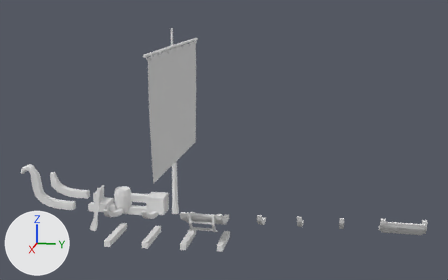
An edit to the FBX model CustomShipsUnity/Assets/Meshes/Boat_small.fbx, drawn before and after from the same camera.
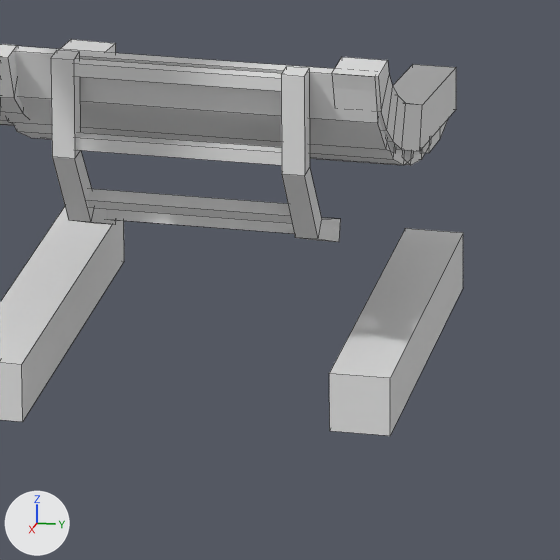
The first picture shows the older version from a camera (50 mm lens) standing at (41.13, 11.96, 13.04) and looking at (9.91, 5.71, 5.23). The close-ups show both versions on the part from 41% to 53% of the width and 74% to 94% of the height of that picture; other places that the commit changed are outside them. Arrows for +X, +Y and +Z are at lower left; the lights stay in place. The close-ups show mesh edges as thin lines. Where no turn or scale is listed for an object, it has been applied to the vertices.

Objects in the first close-up: 'Hull_Curved_2.0m_segment_3', 'Hull_Curved_2.0m_segment_4', 'Ladder_1', 'Rib_2.0m', 'Rib_2.2m', 'Rib_Curved_2.0m', 'Rib_Curved_2.2m'.
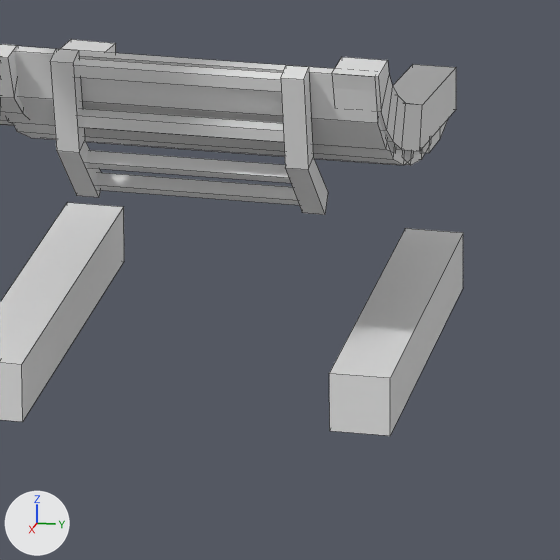
Where the change shows, as pixel boxes [x1, y1, x2, y2] in the close-ups (560 x 560 px; the box of a moved part takes in the faces that stretch with it):
'Ladder_1', reshaped (13% shorter): before [51, 50, 341, 242]; after [50, 49, 328, 215]
part 1 of me_cube, moved or reshaped: before [75, 59, 282, 91]; after [75, 58, 282, 92]
part 2 of me_cube, moved or reshaped: before [76, 132, 281, 165]; after [78, 108, 284, 142]
part 3 of me_cube, moved or reshaped: before [87, 189, 292, 223]; after [86, 150, 291, 183]
part 4 of me_cube, moved or reshaped: before [106, 209, 294, 234]; after [96, 172, 299, 205]
part 5 of me_cube, rebuilt (21% narrower, 15% shorter): before [51, 50, 116, 225]; after [50, 49, 101, 197]
part 6 of me_cube, rebuilt (21% narrower, 15% shorter): before [281, 67, 341, 242]; after [281, 66, 328, 215]

Diff of the bpy script that builds the scene:
```diff
--- a/CustomShipsUnity/Assets/Meshes/Boat_small.fbx.py
+++ b/CustomShipsUnity/Assets/Meshes/Boat_small.fbx.py
@@ me_cube @@
 # used by ob_ladder_1; location = (12.0, 5.0, 1.3)
-me_cube.from_pydata(...)  # 64 vertices, 52 faces; spans x -0.669..0.21, y -0.66..0.66, z -0.678..0.55
+me_cube.from_pydata(...)  # 56 vertices, 44 faces; spans x -0.365..0.221, y -0.66..0.66, z -0.388..0.56
+# me_cube part 1: the loose piece of 8 vertices spanning x 0.115..0.185, y -0.6..0.6, z 0.453..0.523 is turned 11 degrees about the y axis through its middle
+# me_cube part 2: the loose piece of 8 vertices spanning x 0.115..0.185, y -0.6..0.6, z 0.053..0.123 is turned 11 degrees about the y axis through its middle, then moved by (-0.057, 0.0, 0.106)
+# me_cube part 3: the loose piece of 8 vertices spanning x -0.127..-0.03, y -0.6..0.6, z -0.36..-0.263 is turned 11 degrees about the y axis through its middle, then moved by (0.02, 0.0, 0.222)
+# me_cube part 4: the loose piece of 8 vertices spanning x -0.519..-0.427, y -0.6..0.6, z -0.593..-0.502 is turned -22 degrees about the y axis through its middle, then moved by (0.201, 0.0, 0.254)
+# me_cube part 5: the loose piece of 16 vertices spanning x -0.669..0.21, y -0.66..-0.54, z -0.678..0.55 is rebuilt with 12 vertices and now spans x -0.365..0.221, y -0.66..-0.54, z -0.388..0.56
+# me_cube part 6: the loose piece of 16 vertices spanning x -0.669..0.21, y 0.54..0.66, z -0.678..0.55 is rebuilt with 12 vertices and now spans x -0.365..0.221, y 0.54..0.66, z -0.388..0.56
 me_cube.materials.append(mat_boat)
```
